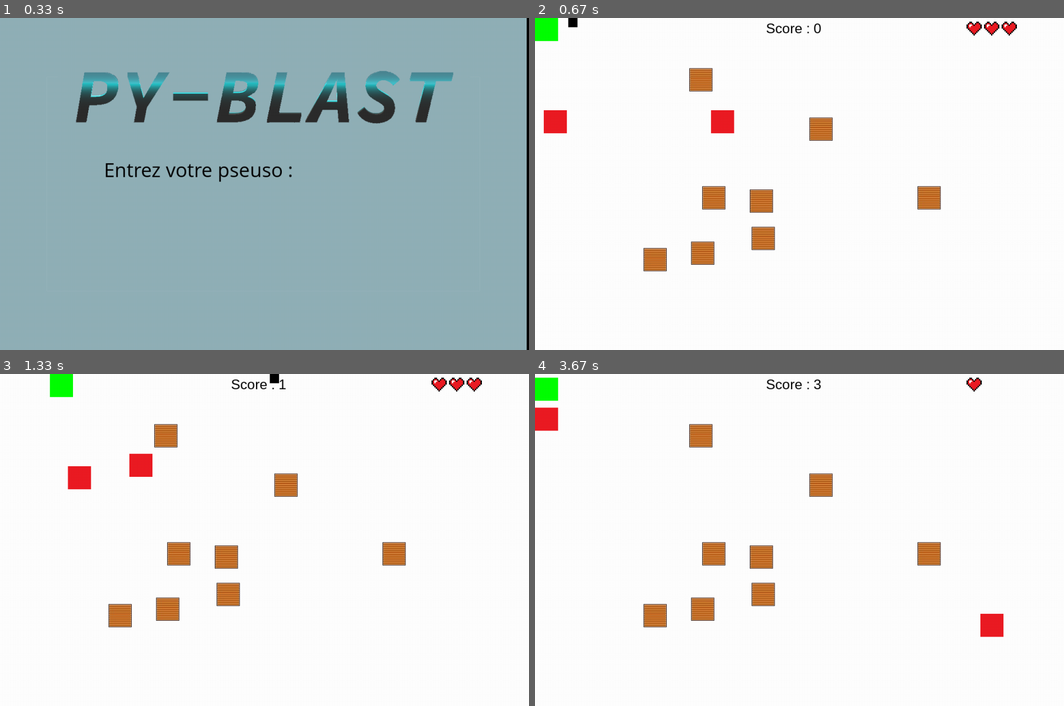
Above: before the commit, frames 1-4 (two rows, left to right).
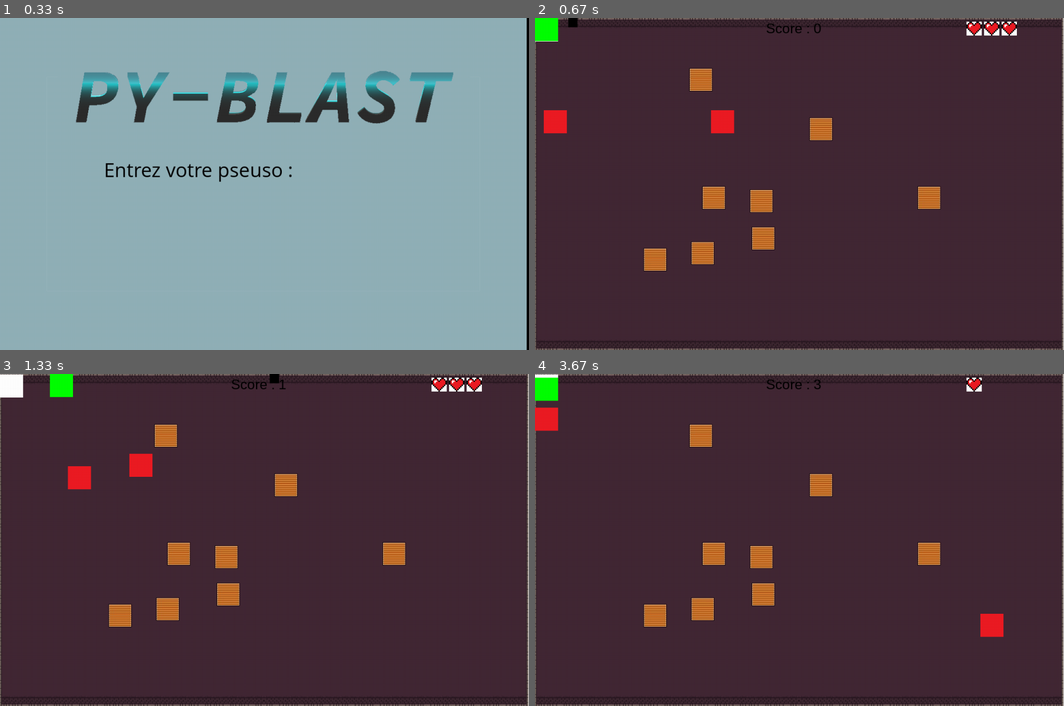
Above: after the commit, the same moments.

Repository: matthieurobert/Projet-ISN
Game: pygame game, started from bot_avant_mathieu.py
The game is run twice, just before and just after one commit, with the same random seed, the same clock (stepped at 60 frames per second) and the same inputs.
Inputs:
- Up to frame 1 (0.33 s): no input
- Up to frame 2 (0.67 s): tap Enter at 0.33 s
- Up to frame 3 (1.33 s): hold D 0.67-1.13 s; hold W from 1.22 s (still down)
- Up to frame 4 (3.67 s): release W at 1.52 s; hold D 1.55-2.02 s; tap V at 1.7, 3.1 s; hold A 2.05-2.58 s; hold S 2.62-2.92 s; hold A 2.95-3.35 s; hold W from 3.38 s (still down)

Frame 1 is identical in both runs. In frame 2, 96% of the frame differs, in the area x 0-100%, y 0-100%; in frame 3, 96%; in frame 4, 97%.

Commit message:
création de la map

Diff:
--- a/Partie_Clément/salle.py
+++ b/Partie_Clément/salle.py
@@ -15,7 +15,7 @@
     fenetre = pygame.display.set_mode((1145,720))                                # initialisation de pygame et de la fenêtre
 
 
-    table = pygame.image.load("Partie_Clément/images/salle.png").convert()       # on affiche le fond
+    table = pygame.image.load("Test_Matthieu/map.png").convert()       # on affiche le fond
     fenetre.blit(table, (0,0))
 
 
Binary file added: Test_Matthieu/map.png
Binary file added: map.png
